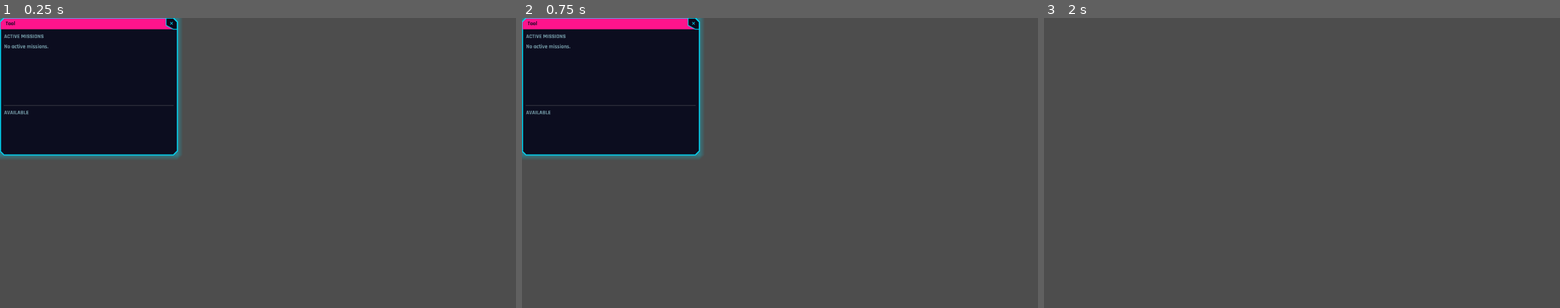
Above: before the commit, frames 1-3 (left to right).
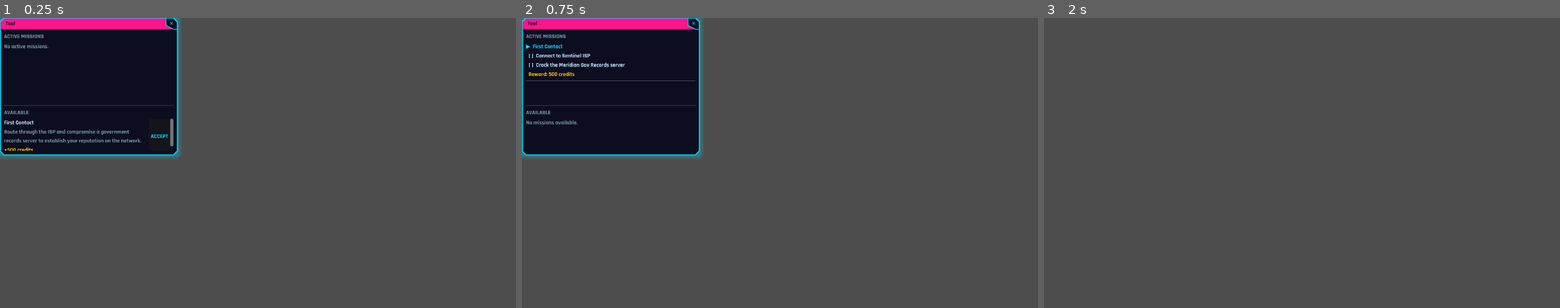
Above: after the commit, the same moments.

Repository: Sub-Xaero/Delta-Terminal-v2
Game: Godot game, scene res://scenes/tools/mission_log.tscn
Same seed, same stepped clock (60 frames per second), same inputs: the game is played once before the commit and once after it. This scene is started directly instead of the project's main scene.
Inputs (mouse positions are in pixels of both pictures, inside the frame that each line leads up to):
- Up to frame 1 (0.25 s): no input
- Up to frame 2 (0.75 s): click (681, 136) at 0.5 s, where only the run after the commit has a clickable "ACCEPT"
- Up to frame 3 (2 s): click "✕" at 1.25 s

The runs differ from the first frame. In frame 1, 0.6% of the frame differs, in the area x 0-34%, y 34-46%; in frame 2, 0.6%, in the area x 0-34%, y 8-37%; in frame 3, nothing differs.
Error before the commit: Invalid assignment of property or key 'theme_override_constants_set' with value of type 'bool' on a base object of type 'HBoxContainer'. (res://scenes/tools/mi…

Commit message:
Remove invalid theme_override_constants_set assignment in mission_log

Diff:
--- a/scenes/tools/mission_log.gd
+++ b/scenes/tools/mission_log.gd
@@ -75,7 +75,6 @@
 
 func _add_available_entry(mission: MissionData) -> void:
 	var row := HBoxContainer.new()
-	row.theme_override_constants_set = false
 
 	var info := VBoxContainer.new()
 	info.size_flags_horizontal = Control.SIZE_EXPAND_FILL
